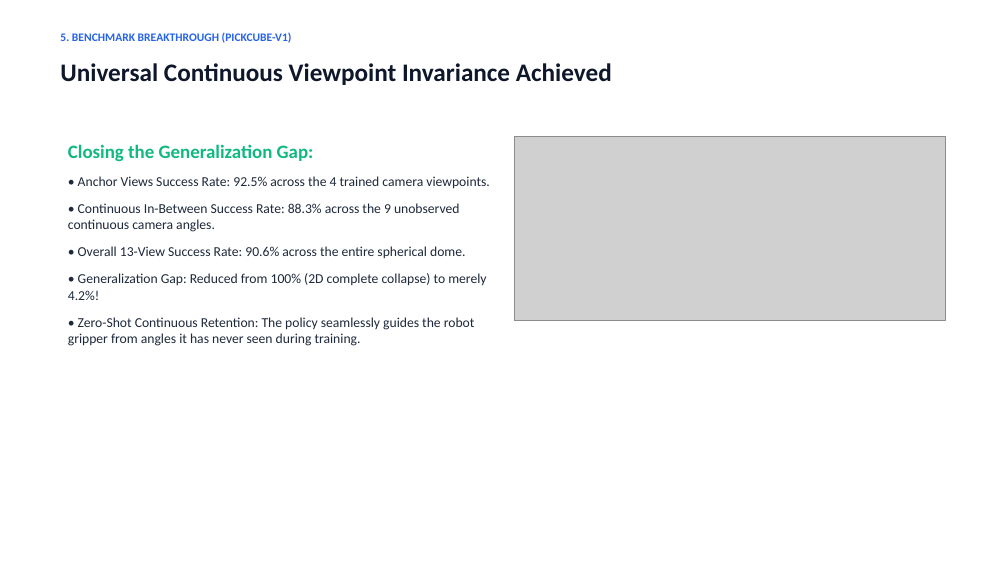
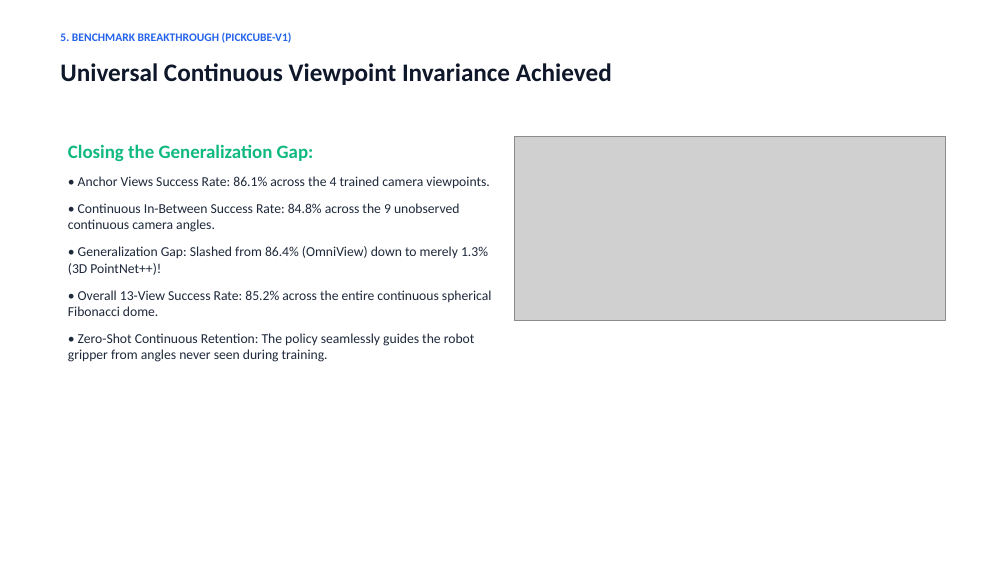
Before and after one commit to Durgesh-Shelke/Multi-viewpoint_Generalization, a slide deck: slide 6 of BTP_Final_Defense_Presentation.pptx. Drawn at 1008x567 pixels with LibreOffice and Linux fonts; fonts in the diff are those of the drawing; grey boxes stand for pictures. Boxes give left, top, right and bottom in pixels: in the first picture for what was removed or moved away, otherwise in the second. Text is boxed around its words. In the diff, an @@ line names an element or a change of style, - is before the commit and + after.

```diff
--- a/BTP_Final_Defense_Presentation.pptx
+++ b/BTP_Final_Defense_Presentation.pptx
@@ text at [68,176,492,362]: text changed @@
-• Anchor Views Success Rate: 92.5% across the 4 trained camera viewpoints.
-• Continuous In-Between Success Rate: 88.3% across the 9 unobserved continuous camera angles.
-• Overall 13-View Success Rate: 90.6% across the entire spherical dome.
-• Generalization Gap: Reduced from 100% (2D complete collapse) to merely 4.2%!
-• Zero-Shot Continuous Retention: The policy seamlessly guides the robot gripper from angles it has never seen during training.
+• Anchor Views Success Rate: 86.1% across the 4 trained camera viewpoints.
+• Continuous In-Between Success Rate: 84.8% across the 9 unobserved continuous camera angles.
+• Generalization Gap: Slashed from 86.4% (OmniView) down to merely 1.3% (3D PointNet++)!
+• Overall 13-View Success Rate: 85.2% across the entire continuous spherical Fibonacci dome.
+• Zero-Shot Continuous Retention: The policy seamlessly guides the robot gripper from angles never seen during training.
```
Also in this commit, not shown: 13 other slides changed, 6 other files.
